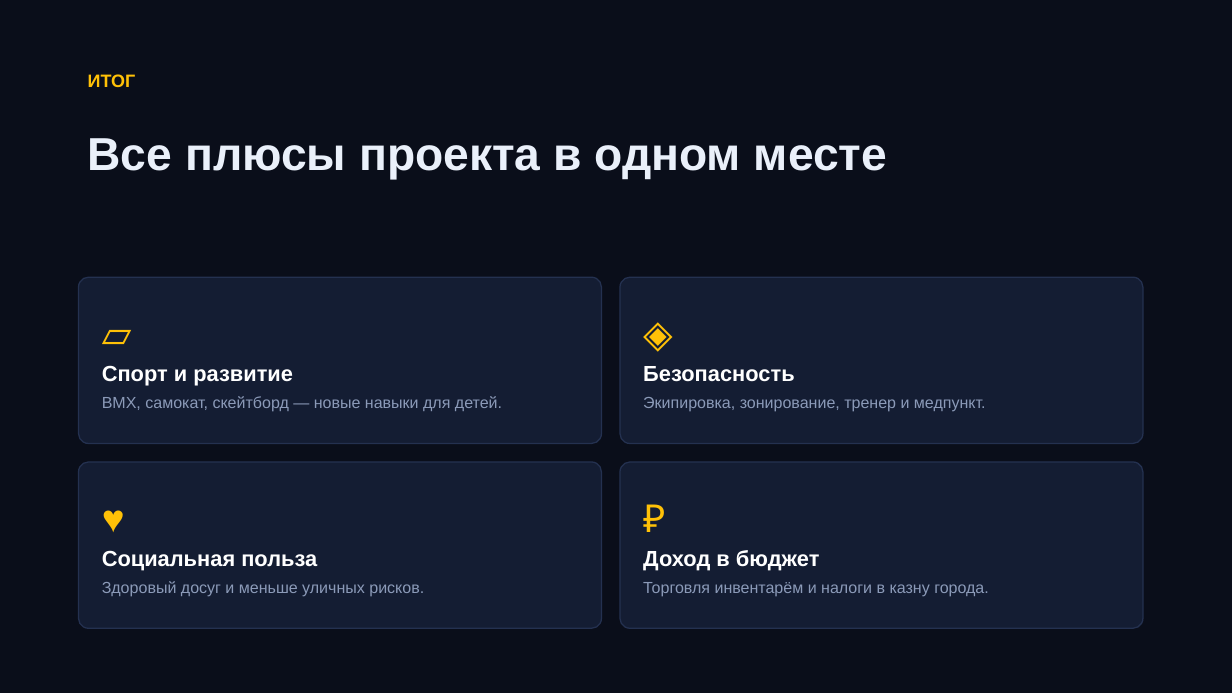
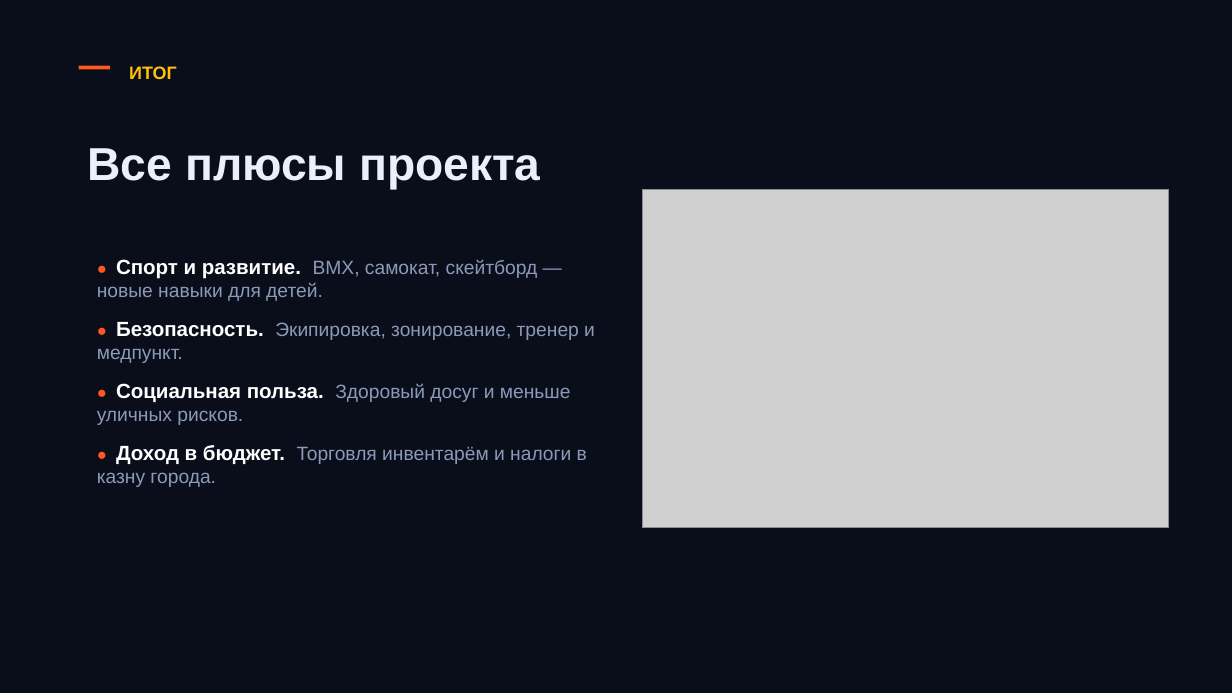
Before and after one commit to sommeliermitrofanov-code/napitki-fartuny, a slide deck: slide 9 of skatepark.pptx. Drawn at 1232x693 pixels with LibreOffice and Linux fonts; fonts in the diff are those of the drawing; grey boxes stand for pictures. Boxes give left, top, right and bottom in pixels: in the first picture for what was removed or moved away, otherwise in the second. Text is boxed around its words. In the diff, an @@ line names an element or a change of style, - is before the commit and + after.

```diff
--- a/skatepark.pptx
+++ b/skatepark.pptx
@@ text "ИТОГ": place and size @@
-text "ИТОГ" at (88,74,136,87)
+text "ИТОГ" at (129,66,177,79)
@@ rectangle added at (79,66,110,69), fill #FF5722 @@
@@ text at (88,148,540,189): text changed @@
-Все плюсы проекта в одном месте
+Все плюсы проекта
@@ picture added at (642,189,1169,528) @@
@@ text added at (97,259,595,487), 15 pt, text #8B9AB8 @@
+● Спорт и развитие. BMX, самокат, скейтборд — новые навыки для детей.
+● Безопасность. Экипировка, зонирование, тренер и медпункт.
+● Социальная польза. Здоровый досуг и меньше уличных рисков.
+● Доход в бюджет. Торговля инвентарём и налоги в казну города.
@@ rounded rectangle removed at (79,277,602,444) @@
-▱
-Спорт и развитие
-BMX, самокат, скейтборд — новые навыки для детей.
@@ rounded rectangle removed at (620,277,1143,444) @@
-◈
-Безопасность
-Экипировка, зонирование, тренер и медпункт.
@@ rounded rectangle removed at (79,462,602,628) @@
-♥
-Социальная польза
-Здоровый досуг и меньше уличных рисков.
@@ rounded rectangle removed at (620,462,1143,628) @@
-₽
-Доход в бюджет
-Торговля инвентарём и налоги в казну города.
```
Also in this commit, not shown: 9 other slides changed, 26 other files.
